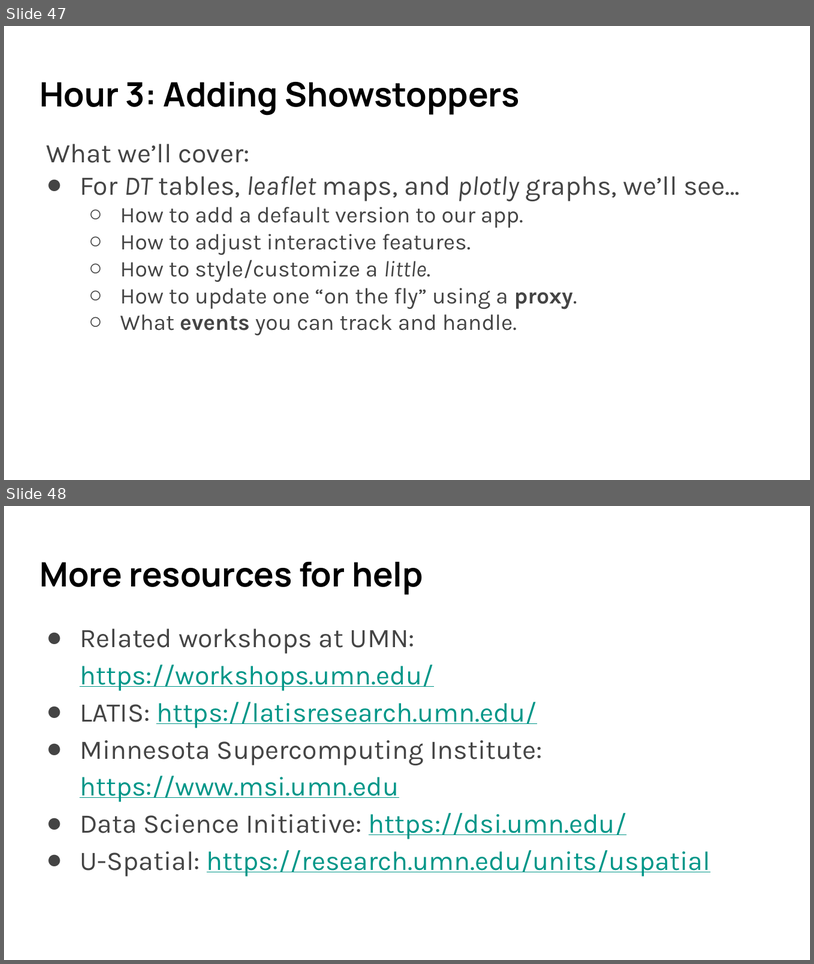
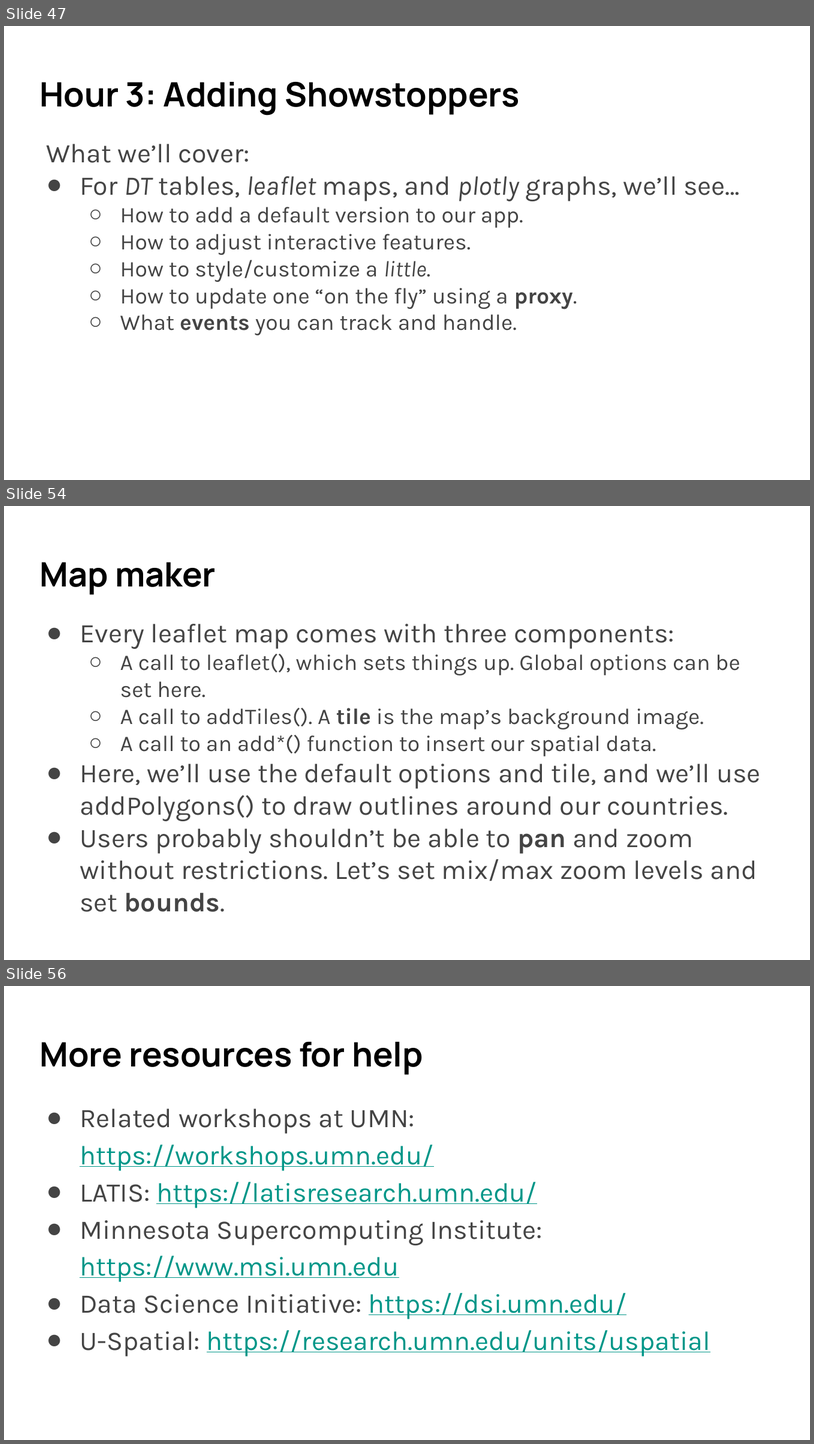
Before and after one commit to umn-dash/r-shiny, a slide deck: instructors/files/SWC slides R Shiny 2024 Fall.pptx. Shown one above the other, each under a label of ours: slides 47 and 48 before the commit, slides 47, 54 and 56 after it; the slides between them are not shown. The pictures are 814x964 and 814x1444 pixels, drawn with LibreOffice and Linux fonts; fonts in the diff are those of the drawing. Boxes give left, top, right and bottom in pixels: in the first picture for what was removed or moved away, otherwise in the second. Text is boxed around its words. In the diff, an @@ line names an element or a change of style, - is before the commit and + after.

```diff
--- a/instructors/files/SWC slides R Shiny 2024 Fall.pptx
+++ b/instructors/files/SWC slides R Shiny 2024 Fall.pptx
@@ slide 54 added at [4, 506, 810, 960], background #FFFFFF @@
@@ title added at [39, 562, 216, 595], 30 pt, text #000000, bold @@
+Map maker
@@ text added at [80, 624, 761, 912], 24 pt, text #444444 @@
+● Every leaflet map comes with three components:
+  ○ A call to leaflet(), which sets things up. Global options can be set here.
+  ○ A call to addTiles(). A tile is the map’s background image.
+  ○ A call to an add*() function to insert our spatial data.
+● Here, we’ll use the default options and tile, and we’ll use addPolygons() to draw outlines around our countries.
+● Users probably shouldn’t be able to pan and zoom without restrictions. Let’s set mix/max zoom levels and set bounds.
@@ what was slide 48 is now slide 56 @@
```
Also in this commit, not shown: 7 other slides added, 32 other files.
